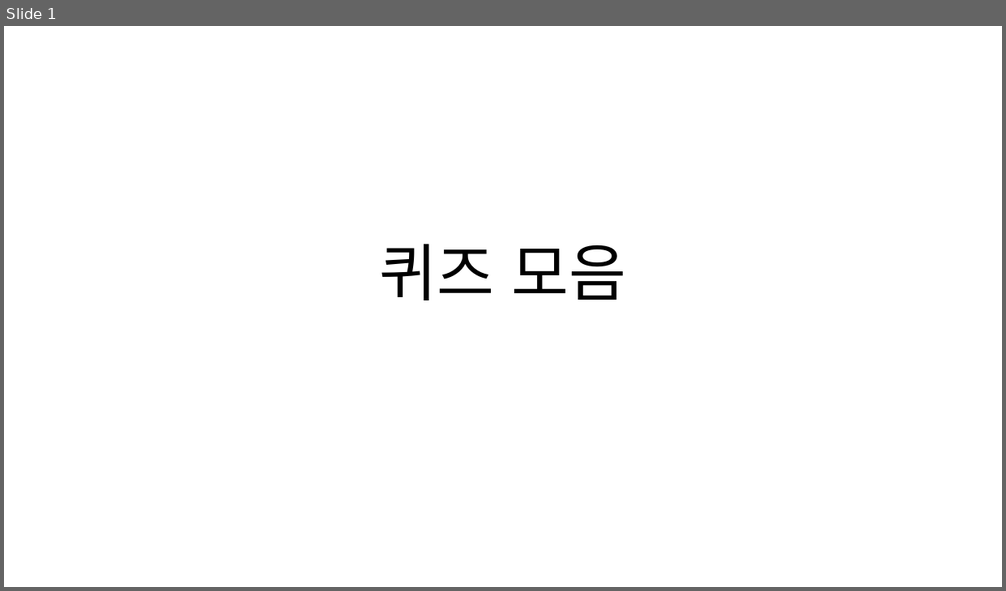
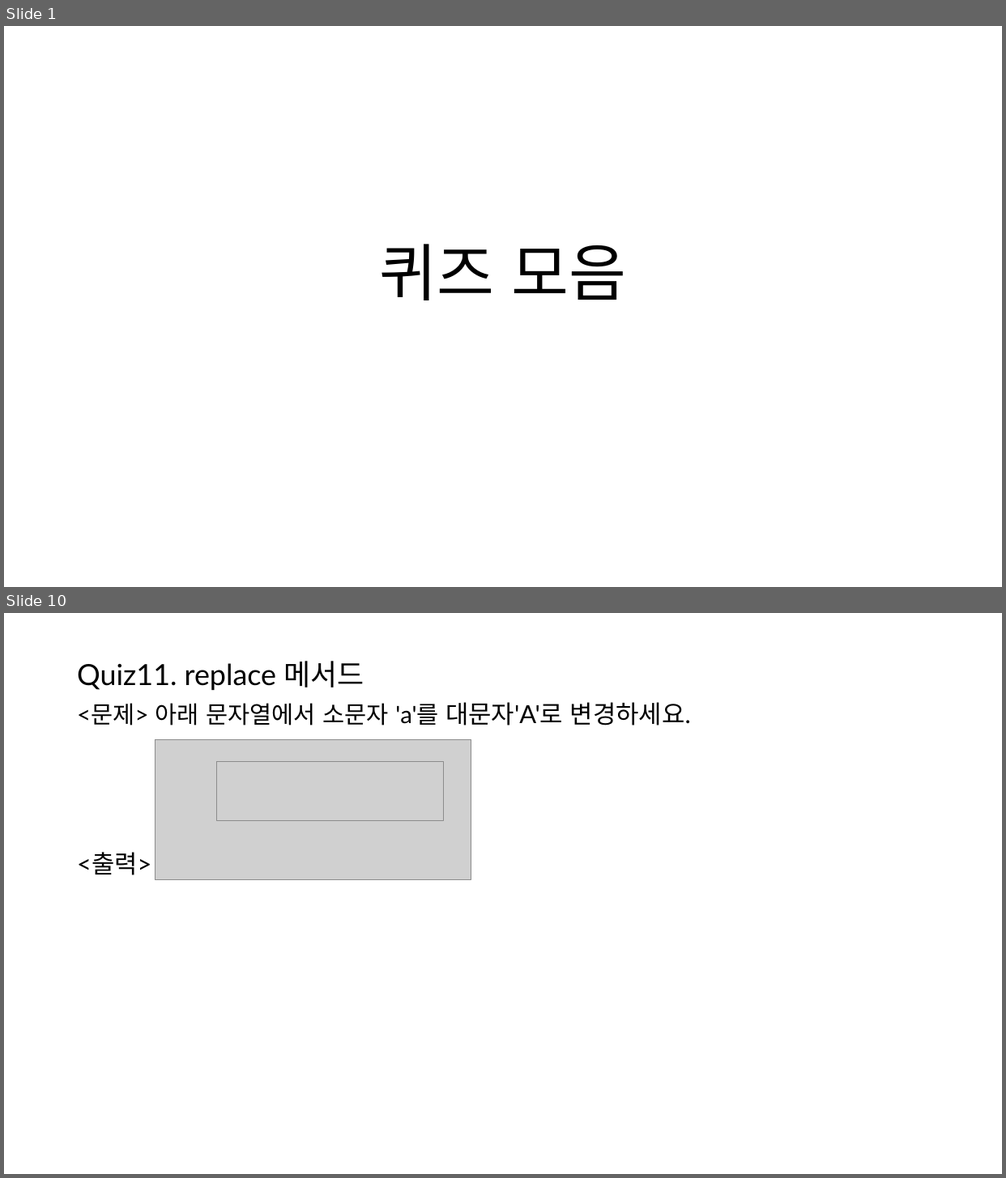
Before and after one commit to HongB1/2022-KHU-Bioinformatics-lab, a slide deck: image_slide/Quiz.pptx. Shown one above the other, each under a label of ours: slide 1 before the commit, slides 1 and 10 after it; the slides between them are not shown. The pictures are 1006x591 and 1006x1178 pixels, drawn with LibreOffice and Linux fonts; fonts in the diff are those of the drawing; grey boxes stand for pictures. Boxes give left, top, right and bottom in pixels: in the first picture for what was removed or moved away, otherwise in the second. Text is boxed around its words. In the diff, an @@ line names an element or a change of style, - is before the commit and + after.

```diff
--- a/image_slide/Quiz.pptx
+++ b/image_slide/Quiz.pptx
@@ slide 10 added at box(4, 613, 1002, 1174), background #FFFFFF @@
@@ text added at box(77, 661, 691, 875), 23 pt, text #000000 @@
+Quiz11. replace 메서드
+<문제> 아래 문자열에서 소문자 'a'를 대문자'A'로 변경하세요.
+<출력>
@@ picture added at box(155, 739, 471, 880) @@
@@ picture added at box(216, 762, 444, 821) @@
```
Also in this commit, not shown: 36 other slides added, 1 other file.
